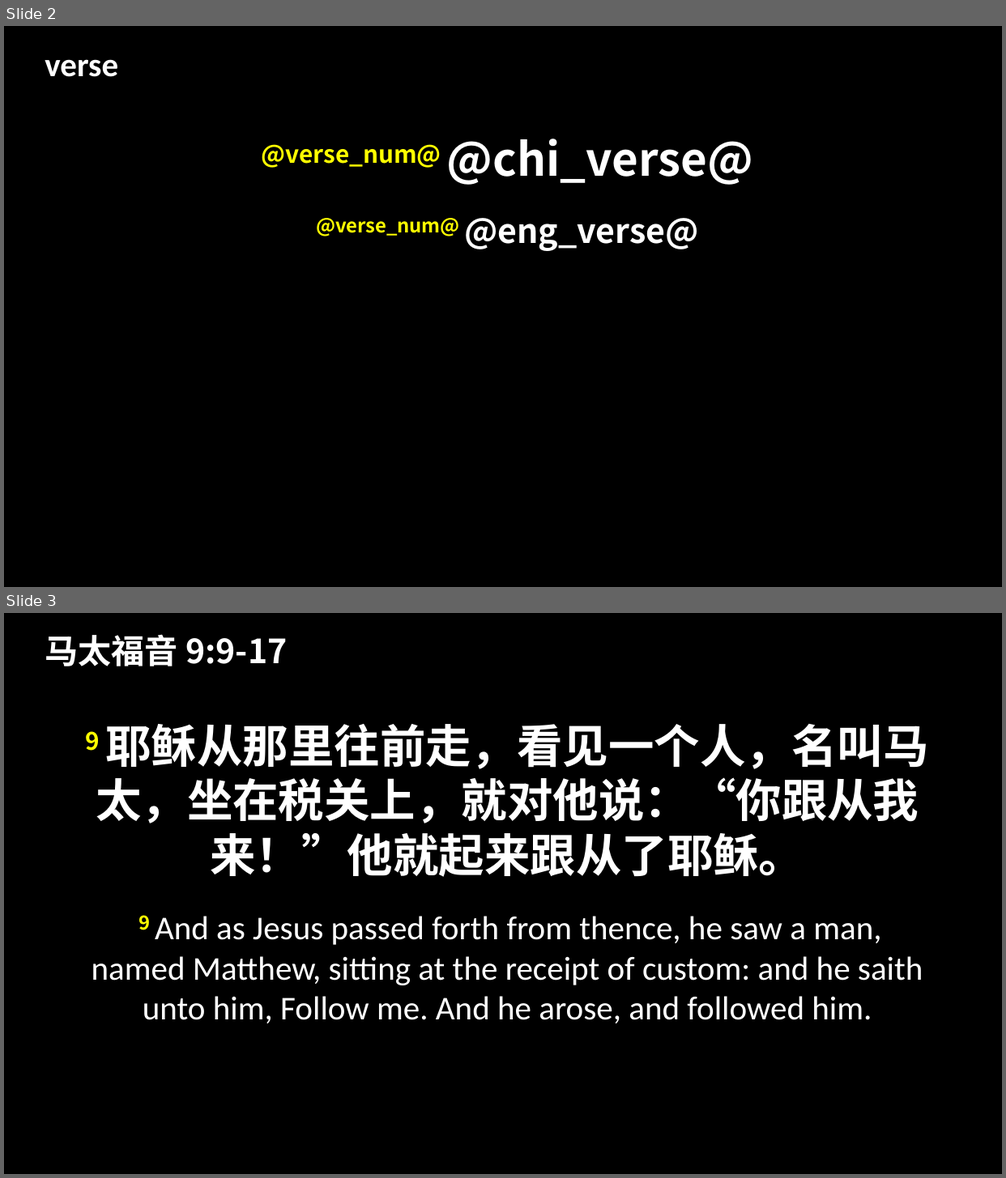
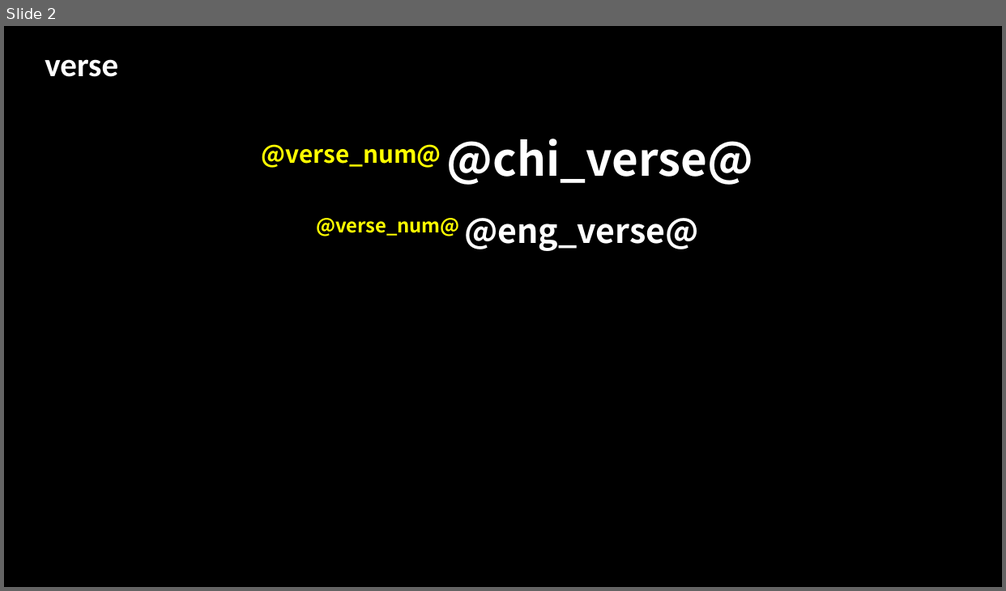
Before and after one commit to DrakonDarquesse/bvpg, a slide deck: api/template/passage_template.pptx. Shown one above the other, each under a label of ours: slides 2 and 3 before the commit, slide 2 after it. The pictures are 1006x1178 and 1006x591 pixels, drawn with LibreOffice and Linux fonts; fonts in the diff are those of the drawing. Boxes give left, top, right and bottom in pixels: in the first picture for what was removed or moved away, otherwise in the second. Text is boxed around its words. In the diff, an @@ line names an element or a change of style, - is before the commit and + after.

```diff
--- a/api/template/passage_template.pptx
+++ b/api/template/passage_template.pptx
@@ slide 3 removed at <box>4,613,1002,1174</box>, background #000000 @@
@@ text removed at <box>44,634,287,666</box> @@
-马太福音 9:9-17
@@ text removed at <box>86,724,928,1024</box> @@
-9 耶稣从那里往前走，看见一个人，名叫马太，坐在税关上，就对他说：“你跟从我来！”他就起来跟从了耶稣。
-9 And as Jesus passed forth from thence, he saw a man, named Matthew, sitting at the receipt of custom: and he saith unto him, Follow me. And he arose, and followed him.
```
Also in this commit, not shown: 3 other slides removed.
